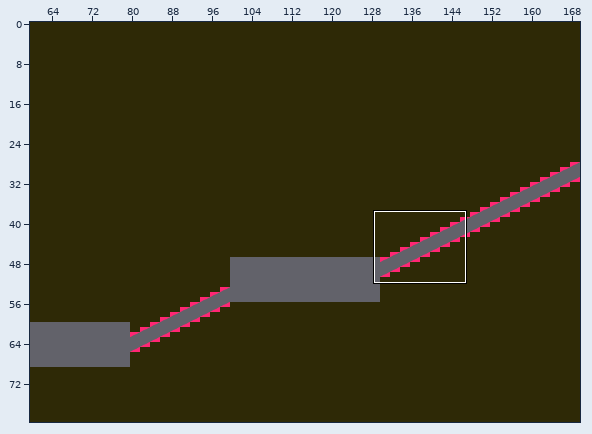
Tiled map -- New Unity Project/Assets/SuperTiled2Unity/Import(GE)/3rd_Level.tmx. Above: a wide view before the commit, with the close-up outlined.
Close-up. Before the edit:
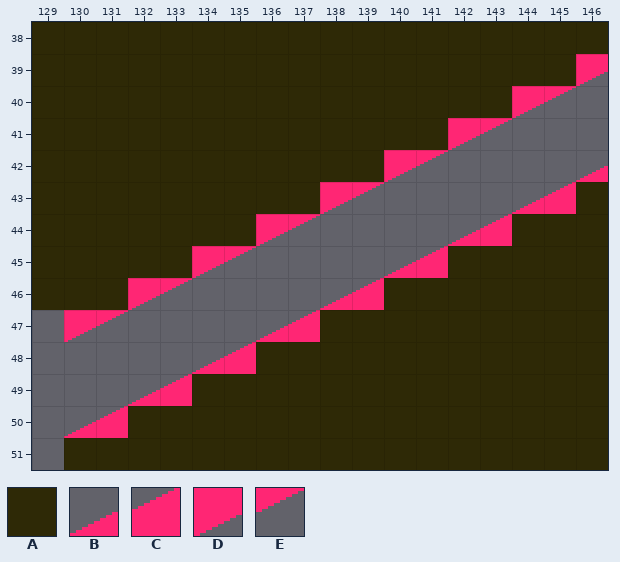
Cells are 16x16 px. Shown: x 129..146, y 38..51. The commit also changed other parts of the map, which this record leaves out.
Key: from "3rd_Level": A 0; from "Prototype_1": B 20, C 21, D 27, E 28.
_ is an empty cell.
Layer "Tile Layer 1" before, first column x 129:
38 AAAAAAAAAAAAAAAAAA
39 AAAAAAAAAAAAAAAAAD
40 AAAAAAAAAAAAAAADE_
41 AAAAAAAAAAAAADE___
42 AAAAAAAAAAADE____B
43 AAAAAAAAADE____BCA
44 AAAAAAADE____BCAAA
45 AAAAADE____BCAAAAA
46 AAADE____BCAAAAAAA
47 _DE____BCAAAAAAAAA
48 _____BCAAAAAAAAAAA
49 ___BCAAAAAAAAAAAAA
50 _BCAAAAAAAAAAAAAAA
51 _AAAAAAAAAAAAAAAAA
Once edited:
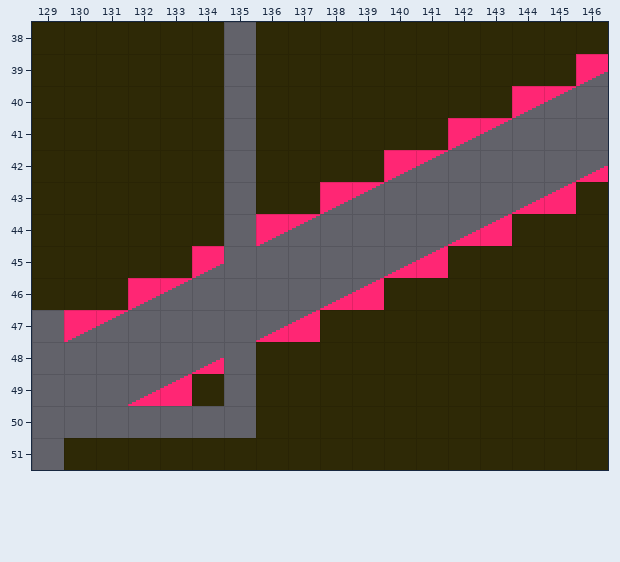
From old to new:
Changed rows in their new state; . is an unchanged cell.
Layer "Tile Layer 1":
first column x 130:
38 ....._
39 ....._
40 ....._
41 ....._
42 ....._
43 ....._
44 ....._
45 ....._
48 ....._
49 ....._
50 ______
Pixel boxes of the changes (left, top, right, bottom) in both close-ups:
removed: (224, 22, 256, 262)
removed: (64, 342, 256, 438)
